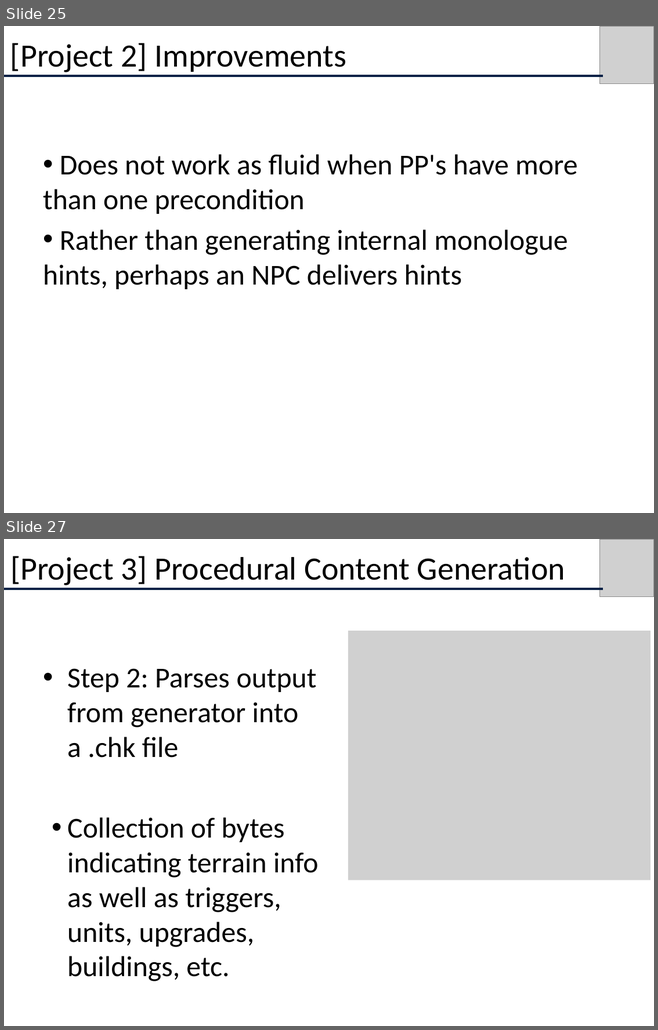
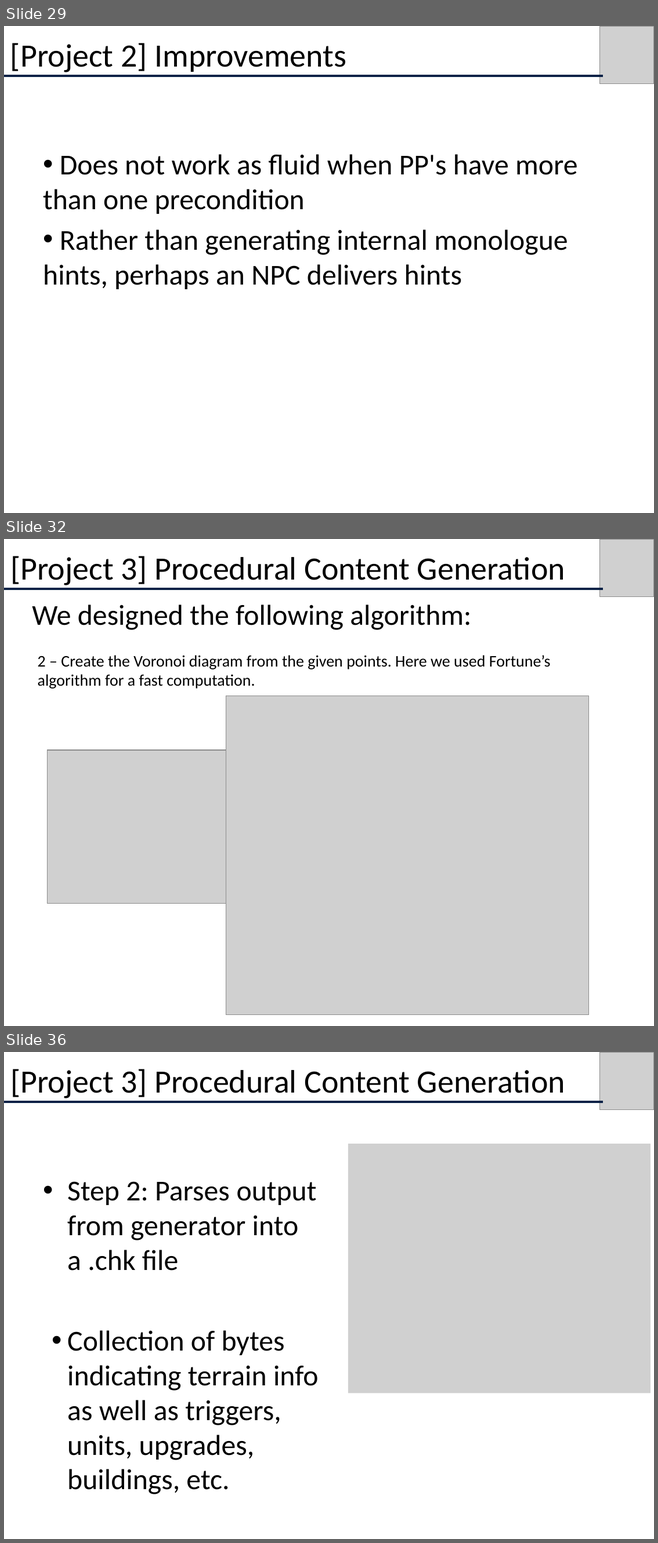
Before and after one commit to albertouri/psmage, a slide deck: docs/CS680Presentation.pptx. Shown one above the other, each under a label of ours: slides 25 and 27 before the commit, slides 29, 32 and 36 after it; the slides between them are not shown. The pictures are 658x1030 and 658x1543 pixels, drawn with LibreOffice and Linux fonts; fonts in the diff are those of the drawing; grey boxes stand for pictures. Boxes give left, top, right and bottom in pixels: in the first picture for what was removed or moved away, otherwise in the second. Text is boxed around its words. In the diff, an @@ line names an element or a change of style, - is before the commit and + after.

```diff
--- a/docs/CS680Presentation.pptx
+++ b/docs/CS680Presentation.pptx
@@ slide 32 added at (x1=4, y1=539, x2=654, y2=1026), background #FFFFFF @@
@@ text added at (x1=10, y1=556, x2=565, y2=585), 36 pt, text #000000 @@
+[Project 3] Procedural Content Generation
@@ picture added at (x1=600, y1=539, x2=654, y2=597) @@
@@ line added from (4, 589) to (603, 589), #0B2247 3 pt @@
@@ text added at (x1=32, y1=605, x2=471, y2=630), 32 pt, text #000000 @@
+We designed the following algorithm:
@@ text added at (x1=38, y1=655, x2=550, y2=689), 18 pt, text #000000 @@
+2 – Create the Voronoi diagram from the given points. Here we used Fortune’s algorithm for a fast computation.
@@ picture added at (x1=226, y1=696, x2=589, y2=1015) @@
@@ picture added at (x1=48, y1=750, x2=241, y2=903) @@
@@ what was slide 25 is now slide 29 @@
@@ what was slide 27 is now slide 36 @@
```
Also in this commit, not shown: 5 slides changed, 8 other slides added, 6 other files.
